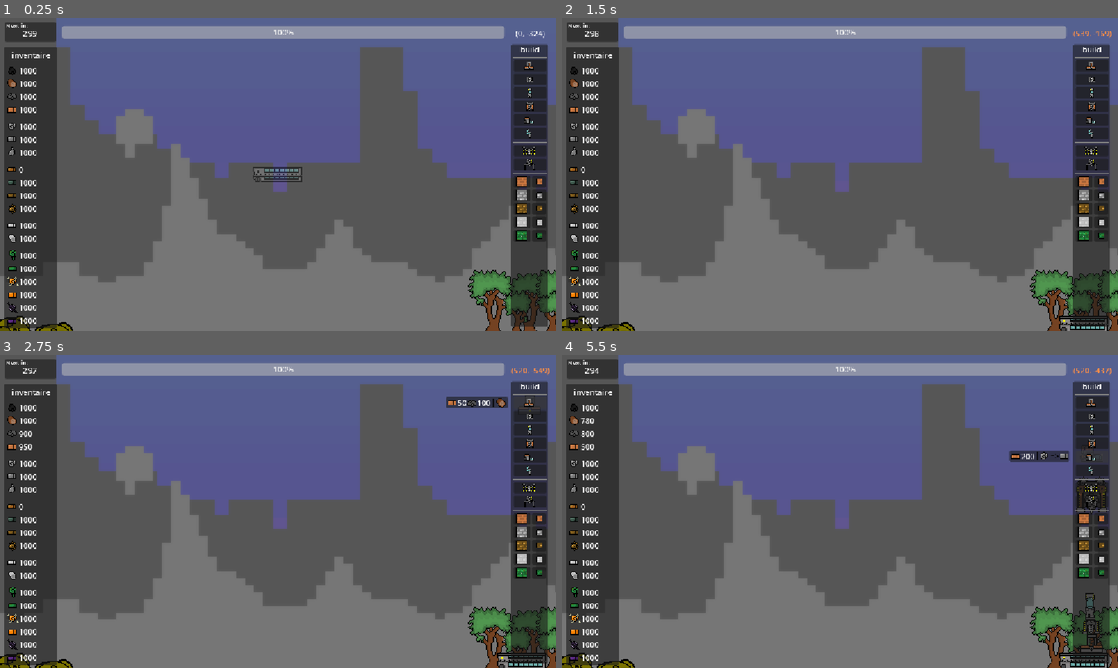
Above: before the commit, frames 1-4 (two rows, left to right).
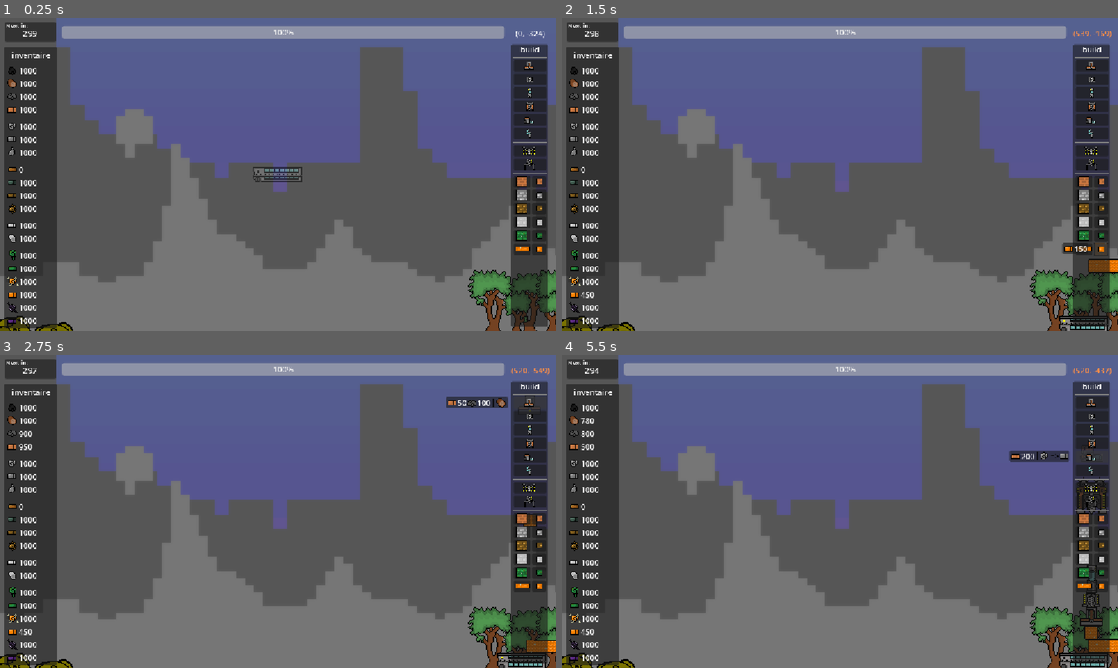
Above: after the commit, the same moments.

Repository: lucasbou-upsider/Indie-jam
Game: Godot game, scene res://scene/world.tscn
Same seed, same stepped clock (60 frames per second), same inputs: the game is played once before the commit and once after it.
Inputs (mouse positions are in pixels of both pictures, inside the frame that each line leads up to):
- Up to frame 1 (0.25 s): no input
- Up to frame 2 (1.5 s): click (1084, 249) at 0.52 s; click (1101, 249) at 1.27 s
- Up to frame 3 (2.75 s): click (528, 401) at 2 s
- Up to frame 4 (5.5 s): click (1090, 417) at 2.75 s; click (1090, 430) at 3.5 s; click (1090, 442) at 4.25 s; click (1090, 458) at 5 s

The runs differ from the first frame. In frame 1, less than 0.1% of the frame differs, in the area x 1-98%, y 47-75%; in frame 2, 0.5%; in frame 3, 0.3%; in frame 4, 0.8%, in the area x 1-100%, y 38-100%.

Commit message:
fix traversement

Diff:
--- a/project.godot
+++ b/project.godot
@@ -104,6 +104,7 @@
 
 [physics]
 
+common/physics_ticks_per_second=180
 3d/physics_engine="Jolt Physics"
 
 [rendering]
--- a/scene/craft/bloc/bloc.gd
+++ b/scene/craft/bloc/bloc.gd
@@ -55,15 +55,26 @@
 	if Input.is_action_just_pressed("click gauche") and is_blueprint:
 		place_self()
 
+
+
+
 	#destruction
 	if Input.is_action_pressed("click droit"):
 		if mouse_overed:
-			if minerai != "":
-				GLOBAL.set(minerai, GLOBAL.get(minerai) + cost/2)
-			if minerai2 != "":
-				GLOBAL.set(minerai2, GLOBAL.get(minerai2) + cost2/2)
-			if minerai3 != "":
-				GLOBAL.set(minerai3, GLOBAL.get(minerai3) + cost3/2)
+			if !is_blueprint:
+				if minerai != "":
+					GLOBAL.set(minerai, GLOBAL.get(minerai) + cost/2)
+				if minerai2 != "":
+					GLOBAL.set(minerai2, GLOBAL.get(minerai2) + cost2/2)
+				if minerai3 != "":
+					GLOBAL.set(minerai3, GLOBAL.get(minerai3) + cost3/2)
+			else :
+				if minerai != "":
+					GLOBAL.set(minerai, GLOBAL.get(minerai) + cost)
+				if minerai2 != "":
+					GLOBAL.set(minerai2, GLOBAL.get(minerai2) + cost2)
+				if minerai3 != "":
+					GLOBAL.set(minerai3, GLOBAL.get(minerai3) + cost3)
 			SIGNAL.emit_signal("defreeze")
 			queue_free()
 		sleeping = false
--- a/scene/craft/bloc/bloc_acier.tscn
+++ b/scene/craft/bloc/bloc_acier.tscn
@@ -1,14 +1,7 @@
 [gd_scene format=3 uid="uid://dyu8uxfjunefj"]
 
 [ext_resource type="Script" uid="uid://cc0cmfb1d4kkn" path="res://scene/craft/bloc/bloc.gd" id="1_hywgy"]
-[ext_resource type="Shader" uid="uid://b42tq71saaxbx" path="res://break.gdshader" id="2_4aran"]
-[ext_resource type="Texture2D" uid="uid://coeptoljx0621" path="res://sprite/1k_Dissolve_Noise_Texture.png" id="3_nrfcm"]
 [ext_resource type="Texture2D" uid="uid://2doww6atbmoy" path="res://sprite/New_Piskel_10_3.png" id="4_hywgy"]
-
-[sub_resource type="ShaderMaterial" id="ShaderMaterial_yk37i"]
-shader = ExtResource("2_4aran")
-shader_parameter/dissolve_texture = ExtResource("3_nrfcm")
-shader_parameter/dissolve_value = 1.0
 
 [node name="bloc_acier" type="RigidBody2D" unique_id=1505809120]
 script = ExtResource("1_hywgy")
@@ -18,7 +11,6 @@
 
 [node name="Sprite2D" type="Sprite2D" parent="." unique_id=1177233756]
 texture_filter = 1
-material = SubResource("ShaderMaterial_yk37i")
 position = Vector2(22, 24)
 texture = ExtResource("4_hywgy")
 region_enabled = true
--- a/scene/craft/bloc/bloc_bronze.tscn
+++ b/scene/craft/bloc/bloc_bronze.tscn
@@ -1,14 +1,7 @@
 [gd_scene format=3 uid="uid://b7a2fcystwnuy"]
 
 [ext_resource type="Script" uid="uid://cc0cmfb1d4kkn" path="res://scene/craft/bloc/bloc.gd" id="1_gqe5s"]
-[ext_resource type="Shader" uid="uid://b42tq71saaxbx" path="res://break.gdshader" id="2_yk37i"]
-[ext_resource type="Texture2D" uid="uid://coeptoljx0621" path="res://sprite/1k_Dissolve_Noise_Texture.png" id="3_tyr4e"]
 [ext_resource type="Texture2D" uid="uid://c451n4g5n1d1o" path="res://sprite/New_Piskel_10_2.png" id="4_yk37i"]
-
-[sub_resource type="ShaderMaterial" id="ShaderMaterial_yk37i"]
-shader = ExtResource("2_yk37i")
-shader_parameter/dissolve_texture = ExtResource("3_tyr4e")
-shader_parameter/dissolve_value = 1.0
 
 [node name="bloc_bronze" type="RigidBody2D" unique_id=1505809120]
 script = ExtResource("1_gqe5s")
@@ -20,7 +13,6 @@
 
 [node name="Sprite2D" type="Sprite2D" parent="." unique_id=1177233756]
 texture_filter = 1
-material = SubResource("ShaderMaterial_yk37i")
 position = Vector2(22, 24)
 texture = ExtResource("4_yk37i")
 region_enabled = true
--- a/scene/craft/bloc/bloc_gluantite.tscn
+++ b/scene/craft/bloc/bloc_gluantite.tscn
@@ -1,14 +1,7 @@
 [gd_scene format=3 uid="uid://bc266li4ka4m4"]
 
 [ext_resource type="Script" uid="uid://cc0cmfb1d4kkn" path="res://scene/craft/bloc/bloc.gd" id="1_y367o"]
-[ext_resource type="Shader" uid="uid://b42tq71saaxbx" path="res://break.gdshader" id="2_6muge"]
-[ext_resource type="Texture2D" uid="uid://coeptoljx0621" path="res://sprite/1k_Dissolve_Noise_Texture.png" id="3_07jer"]
 [ext_resource type="Texture2D" uid="uid://daukomdkjvjdq" path="res://sprite/New_Piskel_10_4.png" id="4_rdgj0"]
-
-[sub_resource type="ShaderMaterial" id="ShaderMaterial_yk37i"]
-shader = ExtResource("2_6muge")
-shader_parameter/dissolve_texture = ExtResource("3_07jer")
-shader_parameter/dissolve_value = 1.0
 
 [node name="bloc_gluantite" type="RigidBody2D" unique_id=1505809120]
 script = ExtResource("1_y367o")
@@ -18,7 +11,6 @@
 
 [node name="Sprite2D" type="Sprite2D" parent="." unique_id=1177233756]
 texture_filter = 1
-material = SubResource("ShaderMaterial_yk37i")
 position = Vector2(22, 24)
 texture = ExtResource("4_rdgj0")
 region_enabled = true
--- /dev/null
+++ b/scene/craft/bloc/bloc_topaxium.tscn
@@ -0,0 +1,32 @@
+[gd_scene format=3 uid="uid://b050uia4uvrc"]
+
+[ext_resource type="Script" uid="uid://cc0cmfb1d4kkn" path="res://scene/craft/bloc/bloc.gd" id="1_aka34"]
+[ext_resource type="Texture2D" uid="uid://cyrj4oisdwewv" path="res://sprite/New_Piskel_10_5.png" id="4_oe2ua"]
+
+[node name="bloc_topaxium" type="RigidBody2D" unique_id=1505809120]
+script = ExtResource("1_aka34")
+pv = 60
+cost = 400
+minerai = "lingot_topaxium"
+
+[node name="Sprite2D" type="Sprite2D" parent="." unique_id=1177233756]
+texture_filter = 1
+position = Vector2(22, 24)
+texture = ExtResource("4_oe2ua")
+region_enabled = true
+region_rect = Rect2(0, 122.81318, 128, 133.18683)
+
+[node name="PhysicsShape" type="CollisionPolygon2D" parent="." unique_id=1889715249]
+visible = false
+polygon = PackedVector2Array(-25.972992, -2.4277878, -26, 26, 78, 26, 77.97673, -2.4099903)
+disabled = true
+
+[node name="Area2D" type="Area2D" parent="." unique_id=566869362]
+
+[node name="CollisionPolygon2D2" type="CollisionPolygon2D" parent="Area2D" unique_id=515065430]
+polygon = PackedVector2Array(-25.972992, -2.4277878, -26, 26, 78, 26, 77.97673, -2.4099903)
+
+[connection signal="area_entered" from="Area2D" to="." method="_on_area_2d_area_entered"]
+[connection signal="area_exited" from="Area2D" to="." method="_on_area_2d_area_exited"]
+[connection signal="mouse_entered" from="Area2D" to="." method="_on_area_2d_mouse_entered"]
+[connection signal="mouse_exited" from="Area2D" to="." method="_on_area_2d_mouse_exited"]
--- a/scene/craft/bloc/petit_bloc_acier.tscn
+++ b/scene/craft/bloc/petit_bloc_acier.tscn
@@ -10,7 +10,6 @@
 minerai = "lingot_acier"
 
 [node name="Sprite2D" type="Sprite2D" parent="." unique_id=1177233756]
-texture_filter = 1
 position = Vector2(33, 42)
 texture = ExtResource("2_jlo3h")
 region_enabled = true
--- a/scene/craft/bloc/petit_bloc_gluantite.tscn
+++ b/scene/craft/bloc/petit_bloc_gluantite.tscn
@@ -10,7 +10,6 @@
 minerai = "lingot_gluantite"
 
 [node name="Sprite2D" type="Sprite2D" parent="." unique_id=1177233756]
-texture_filter = 1
 position = Vector2(33, 42)
 texture = ExtResource("2_kqx1s")
 region_enabled = true
--- /dev/null
+++ b/scene/craft/bloc/petit_bloc_topaxium.tscn
@@ -0,0 +1,32 @@
+[gd_scene format=3 uid="uid://r24foany4415"]
+
+[ext_resource type="Script" uid="uid://cc0cmfb1d4kkn" path="res://scene/craft/bloc/bloc.gd" id="1_shqgk"]
+[ext_resource type="Texture2D" uid="uid://cyrj4oisdwewv" path="res://sprite/New_Piskel_10_5.png" id="2_shqgk"]
+
+[node name="petit_bloc_topaxium" type="RigidBody2D" unique_id=1505809120]
+script = ExtResource("1_shqgk")
+pv = 60
+cost = 150
+minerai = "lingot_topaxium"
+
+[node name="Sprite2D" type="Sprite2D" parent="." unique_id=1177233756]
+texture_filter = 1
+position = Vector2(33, 42)
+texture = ExtResource("2_shqgk")
+region_enabled = true
+region_rect = Rect2(-0.75131226, 1.1000137, 128, 133.18683)
+
+[node name="PhysicsShape" type="CollisionPolygon2D" parent="." unique_id=134821111]
+visible = false
+polygon = PackedVector2Array(-14, 13, 15, 13, 15, -15, -14, -15)
+disabled = true
+
+[node name="Area2D" type="Area2D" parent="." unique_id=566869362]
+
+[node name="CollisionPolygon2D2" type="CollisionPolygon2D" parent="Area2D" unique_id=515065430]
+polygon = PackedVector2Array(-14, -15, -14, 13, 15, 13, 15, -15)
+
+[connection signal="area_entered" from="Area2D" to="." method="_on_area_2d_area_entered"]
+[connection signal="area_exited" from="Area2D" to="." method="_on_area_2d_area_exited"]
+[connection signal="mouse_entered" from="Area2D" to="." method="_on_area_2d_mouse_entered"]
+[connection signal="mouse_exited" from="Area2D" to="." method="_on_area_2d_mouse_exited"]
--- a/scene/craft/foreuse/foreuse.gd
+++ b/scene/craft/foreuse/foreuse.gd
@@ -80,14 +80,24 @@
 	#destruction
 	if Input.is_action_pressed("click droit"):
 		if mouse_overed:
-			if minerai != "":
-				GLOBAL.set(minerai, GLOBAL.get(minerai) + cost/2)
-			if minerai2 != "":
-				GLOBAL.set(minerai2, GLOBAL.get(minerai2) + cost2/2)
-			if minerai3 != "":
-				GLOBAL.set(minerai3, GLOBAL.get(minerai3) + cost3/2)
-			if minerai4 != "":
-				GLOBAL.set(minerai4, GLOBAL.get(minerai4) + cost4/2)
+			if !is_blueprint:
+				if minerai != "":
+					GLOBAL.set(minerai, GLOBAL.get(minerai) + cost/2)
+				if minerai2 != "":
+					GLOBAL.set(minerai2, GLOBAL.get(minerai2) + cost2/2)
+				if minerai3 != "":
+					GLOBAL.set(minerai3, GLOBAL.get(minerai3) + cost3/2)
+				if minerai4 != "":
+					GLOBAL.set(minerai4, GLOBAL.get(minerai4) + cost4/2)
+			else :
+				if minerai != "":
+					GLOBAL.set(minerai, GLOBAL.get(minerai) + cost)
+				if minerai2 != "":
+					GLOBAL.set(minerai2, GLOBAL.get(minerai2) + cost2)
+				if minerai3 != "":
+					GLOBAL.set(minerai3, GLOBAL.get(minerai3) + cost3)
+				if minerai4 != "":
+					GLOBAL.set(minerai4, GLOBAL.get(minerai4) + cost4)
 			SIGNAL.emit_signal("defreeze")
 			queue_free()
 	if pv <= 0:
@@ -111,7 +121,6 @@
 	#blueprint
 	if is_blueprint:
 		if bodycount == 0:
-			print(sprite_2d.self_modulate)
 			sprite_2d.self_modulate = Color(1.0, 1.0, 1.0, 0.494)
 		else:
 			sprite_2d.self_modulate = Color(0.729, 0.114, 0.267, 0.565)
--- a/scene/craft/transformateur.gd
+++ b/scene/craft/transformateur.gd
@@ -88,14 +88,24 @@
 	#destruction
 	if Input.is_action_pressed("click droit"):
 		if mouse_overed:
-			if minerai != "" :
-				GLOBAL.set(minerai, GLOBAL.get(minerai) + cost/2)
-			if minerai2 != "":
-				GLOBAL.set(minerai2, GLOBAL.get(minerai2) + cost2/2)
-			if minerai3 != "":
-				GLOBAL.set(minerai3, GLOBAL.get(minerai3) + cost3/2)
-			if minerai4 != "":
-				GLOBAL.set(minerai4, GLOBAL.get(minerai4) + cost4/2)
+			if !is_blueprint:
+				if minerai != "" :
+					GLOBAL.set(minerai, GLOBAL.get(minerai) + cost/2)
+				if minerai2 != "":
+					GLOBAL.set(minerai2, GLOBAL.get(minerai2) + cost2/2)
+				if minerai3 != "":
+					GLOBAL.set(minerai3, GLOBAL.get(minerai3) + cost3/2)
+				if minerai4 != "":
+					GLOBAL.set(minerai4, GLOBAL.get(minerai4) + cost4/2)
+			else :
+				if minerai != "" :
+					GLOBAL.set(minerai, GLOBAL.get(minerai) + cost)
+				if minerai2 != "":
+					GLOBAL.set(minerai2, GLOBAL.get(minerai2) + cost2)
+				if minerai3 != "":
+					GLOBAL.set(minerai3, GLOBAL.get(minerai3) + cost3)
+				if minerai4 != "":
+					GLOBAL.set(minerai4, GLOBAL.get(minerai4) + cost4)
 			SIGNAL.emit_signal("defreeze")
 			queue_free()
 		sleeping = false
--- a/scene/world.gd
+++ b/scene/world.gd
@@ -18,6 +18,8 @@
 const PETIT_BLOC_ACIER = preload("uid://dt2mu2qspab7p")
 const BLOC_GLUANTITE = preload("uid://bc266li4ka4m4")
 const PETIT_BLOC_GLUANTITE = preload("uid://b05mxi2sgjtaq")
+const BLOC_TOPAXIUM = preload("uid://b050uia4uvrc")
+const PETIT_BLOC_TOPAXIUM = preload("uid://r24foany4415")
 
 
 var speed
@@ -126,3 +128,9 @@
 func _on_button_piti_bloc_gluantite_pressed() -> void:
 	if not GLOBAL.mouse_busy:
 		spawn(PETIT_BLOC_GLUANTITE)
+func _on_button_piti_bloc_topaxium_pressed() -> void:
+	if not GLOBAL.mouse_busy:
+		spawn(PETIT_BLOC_TOPAXIUM)
+func _on_button_bloc_topaxium_pressed() -> void:
+	if not GLOBAL.mouse_busy:
+		spawn(BLOC_TOPAXIUM)
--- a/scene/world.tscn
+++ b/scene/world.tscn
@@ -31,6 +31,7 @@
 [ext_resource type="Texture2D" uid="uid://c451n4g5n1d1o" path="res://sprite/New_Piskel_10_2.png" id="28_fb6u6"]
 [ext_resource type="Texture2D" uid="uid://2doww6atbmoy" path="res://sprite/New_Piskel_10_3.png" id="29_fb6u6"]
 [ext_resource type="Texture2D" uid="uid://daukomdkjvjdq" path="res://sprite/New_Piskel_10_4.png" id="30_spjrp"]
+[ext_resource type="Texture2D" uid="uid://cyrj4oisdwewv" path="res://sprite/New_Piskel_10_5.png" id="31_13g4d"]
 
 [sub_resource type="ShaderMaterial" id="ShaderMaterial_yur6x"]
 shader = ExtResource("5_yur6x")
@@ -1371,6 +1372,82 @@
 region_enabled = true
 region_rect = Rect2(-3.4797668, -4.607727, 70.10956, 65.36447)
 
+[node name="Button_bloc_topaxium" type="Button" parent="Interface/Panel_construction/VBoxContainer/GridContainer" unique_id=62283589]
+layout_mode = 2
+offset_transform_enabled = true
+theme_override_font_sizes/font_size = 11
+text = " "
+script = ExtResource("7_7ghph")
+
+[node name="panel_info3" type="Panel" parent="Interface/Panel_construction/VBoxContainer/GridContainer/Button_bloc_topaxium" unique_id=932708107]
+layout_mode = 0
+offset_left = -66.02161
+offset_top = -0.94563293
+offset_right = -12.884033
+offset_bottom = 22.054367
+
+[node name="Sprite2D" type="Sprite2D" parent="Interface/Panel_construction/VBoxContainer/GridContainer/Button_bloc_topaxium/panel_info3" unique_id=1748876478]
+texture_filter = 1
+position = Vector2(10.60321, 12.419007)
+scale = Vector2(1.6839845, 1.835205)
+texture = ExtResource("24_qfj6m")
+region_enabled = true
+region_rect = Rect2(-1.2584801, 89.07067, 15.019302, 9.856674)
+
+[node name="RichTextLabel" type="RichTextLabel" parent="Interface/Panel_construction/VBoxContainer/GridContainer/Button_bloc_topaxium/panel_info3" unique_id=760017238]
+layout_mode = 0
+offset_left = 24.273926
+offset_top = -0.27687073
+offset_right = 64.273926
+offset_bottom = 39.72313
+bbcode_enabled = true
+text = "400"
+
+[node name="Sprite2D" type="Sprite2D" parent="Interface/Panel_construction/VBoxContainer/GridContainer/Button_bloc_topaxium" unique_id=1894033908]
+position = Vector2(18.14864, 8.165826)
+scale = Vector2(0.27792767, 0.28973112)
+texture = ExtResource("31_13g4d")
+region_enabled = true
+region_rect = Rect2(7.789978, 132.88307, 115.60303, 65.36447)
+
+[node name="Button_piti_bloc_topaxium" type="Button" parent="Interface/Panel_construction/VBoxContainer/GridContainer" unique_id=240467073]
+layout_mode = 2
+offset_transform_enabled = true
+theme_override_font_sizes/font_size = 11
+text = " "
+script = ExtResource("7_7ghph")
+
+[node name="panel_info3" type="Panel" parent="Interface/Panel_construction/VBoxContainer/GridContainer/Button_piti_bloc_topaxium" unique_id=731109820]
+layout_mode = 0
+offset_left = -66.02161
+offset_top = -0.94563293
+offset_right = -12.884033
+offset_bottom = 22.054367
+
+[node name="Sprite2D" type="Sprite2D" parent="Interface/Panel_construction/VBoxContainer/GridContainer/Button_piti_bloc_topaxium/panel_info3" unique_id=378684661]
+texture_filter = 1
+position = Vector2(12.232178, 12.248475)
+scale = Vector2(1.6839845, 1.835205)
+texture = ExtResource("24_qfj6m")
+region_enabled = true
+region_rect = Rect2(-0.3613205, 88.2113, 14.691181, 11.662239)
+
+[node name="RichTextLabel" type="RichTextLabel" parent="Interface/Panel_construction/VBoxContainer/GridContainer/Button_piti_bloc_topaxium/panel_info3" unique_id=784250422]
+layout_mode = 0
+offset_left = 24.273926
+offset_top = -0.27687073
+offset_right = 64.273926
+offset_bottom = 39.72313
+bbcode_enabled = true
+text = "150"
+
+[node name="Sprite2D3" type="Sprite2D" parent="Interface/Panel_construction/VBoxContainer/GridContainer/Button_piti_bloc_topaxium" unique_id=636002362]
+position = Vector2(14.821655, 13.103218)
+scale = Vector2(0.41, 0.41)
+texture = ExtResource("31_13g4d")
+region_enabled = true
+region_rect = Rect2(-3.4797668, -4.607727, 70.10956, 65.36447)
+
 [node name="Panel_inventaire" type="Panel" parent="Interface" unique_id=255062353]
 offset_left = 8.420013
 offset_top = 59.716248
@@ -1509,7 +1586,7 @@
 
 [node name="Sprite2D3" type="Sprite2D" parent="Interface/Panel_inventaire/VBoxContainer/cuivre" unique_id=1876524810]
 texture_filter = 1
-position = Vector2(11.307373, 12.165955)
+position = Vector2(12.982544, 12.054291)
 scale = Vector2(1.6839845, 1.835205)
 texture = ExtResource("24_qfj6m")
 region_enabled = true
@@ -1755,3 +1832,9 @@
 [connection signal="mouse_entered" from="Interface/Panel_construction/VBoxContainer/GridContainer/Button_piti_bloc_gluantite" to="Interface/Panel_construction/VBoxContainer/GridContainer/Button_piti_bloc_gluantite" method="_on_mouse_entered"]
 [connection signal="mouse_exited" from="Interface/Panel_construction/VBoxContainer/GridContainer/Button_piti_bloc_gluantite" to="Interface/Panel_construction/VBoxContainer/GridContainer/Button_piti_bloc_gluantite" method="_on_mouse_exited"]
 [connection signal="pressed" from="Interface/Panel_construction/VBoxContainer/GridContainer/Button_piti_bloc_gluantite" to="." method="_on_button_piti_bloc_gluantite_pressed"]
+[connection signal="mouse_entered" from="Interface/Panel_construction/VBoxContainer/GridContainer/Button_bloc_topaxium" to="Interface/Panel_construction/VBoxContainer/GridContainer/Button_bloc_topaxium" method="_on_mouse_entered"]
+[connection signal="mouse_exited" from="Interface/Panel_construction/VBoxContainer/GridContainer/Button_bloc_topaxium" to="Interface/Panel_construction/VBoxContainer/GridContainer/Button_bloc_topaxium" method="_on_mouse_exited"]
+[connection signal="pressed" from="Interface/Panel_construction/VBoxContainer/GridContainer/Button_bloc_topaxium" to="." method="_on_button_bloc_topaxium_pressed"]
+[connection signal="mouse_entered" from="Interface/Panel_construction/VBoxContainer/GridContainer/Button_piti_bloc_topaxium" to="Interface/Panel_construction/VBoxContainer/GridContainer/Button_piti_bloc_topaxium" method="_on_mouse_entered"]
+[connection signal="mouse_exited" from="Interface/Panel_construction/VBoxContainer/GridContainer/Button_piti_bloc_topaxium" to="Interface/Panel_construction/VBoxContainer/GridContainer/Button_piti_bloc_topaxium" method="_on_mouse_exited"]
+[connection signal="pressed" from="Interface/Panel_construction/VBoxContainer/GridContainer/Button_piti_bloc_topaxium" to="." method="_on_button_piti_bloc_topaxium_pressed"]
